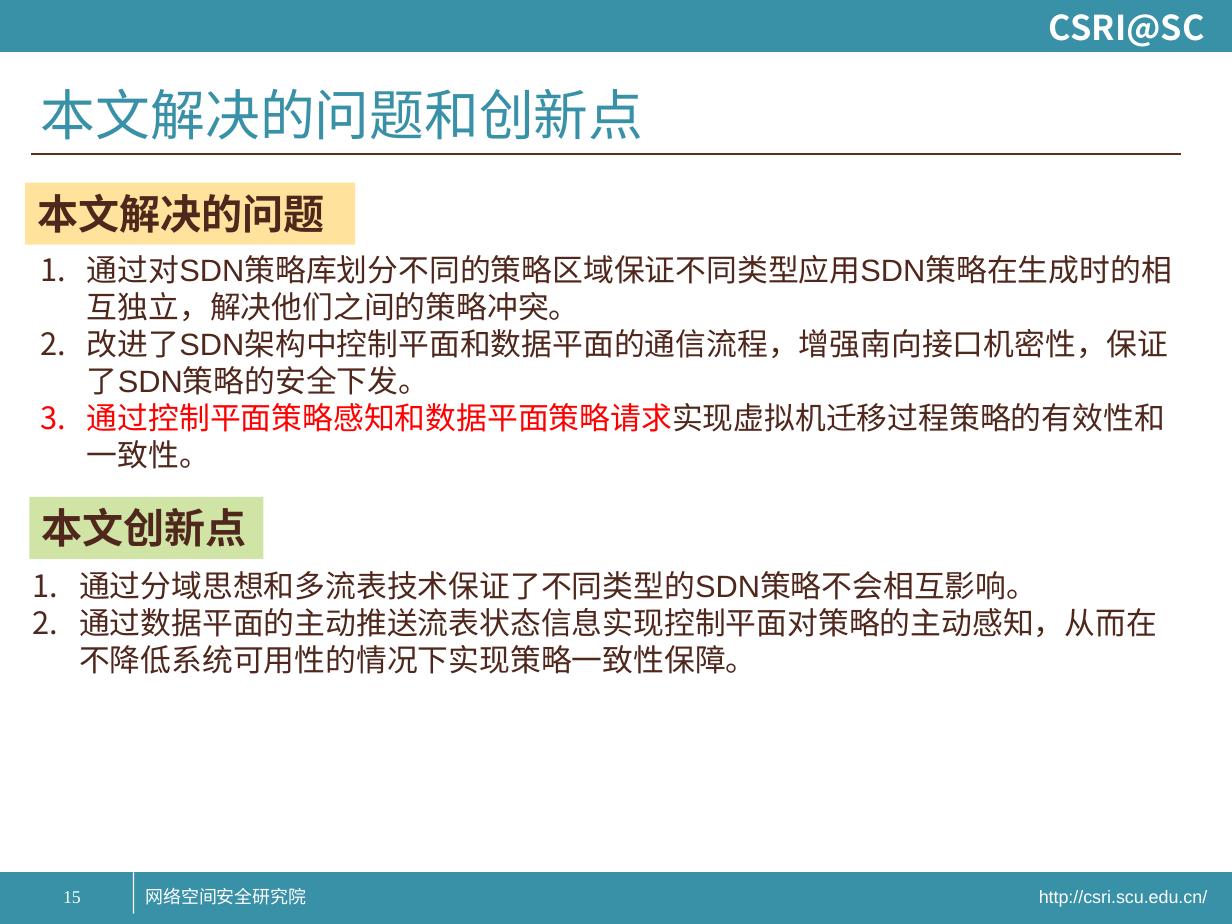
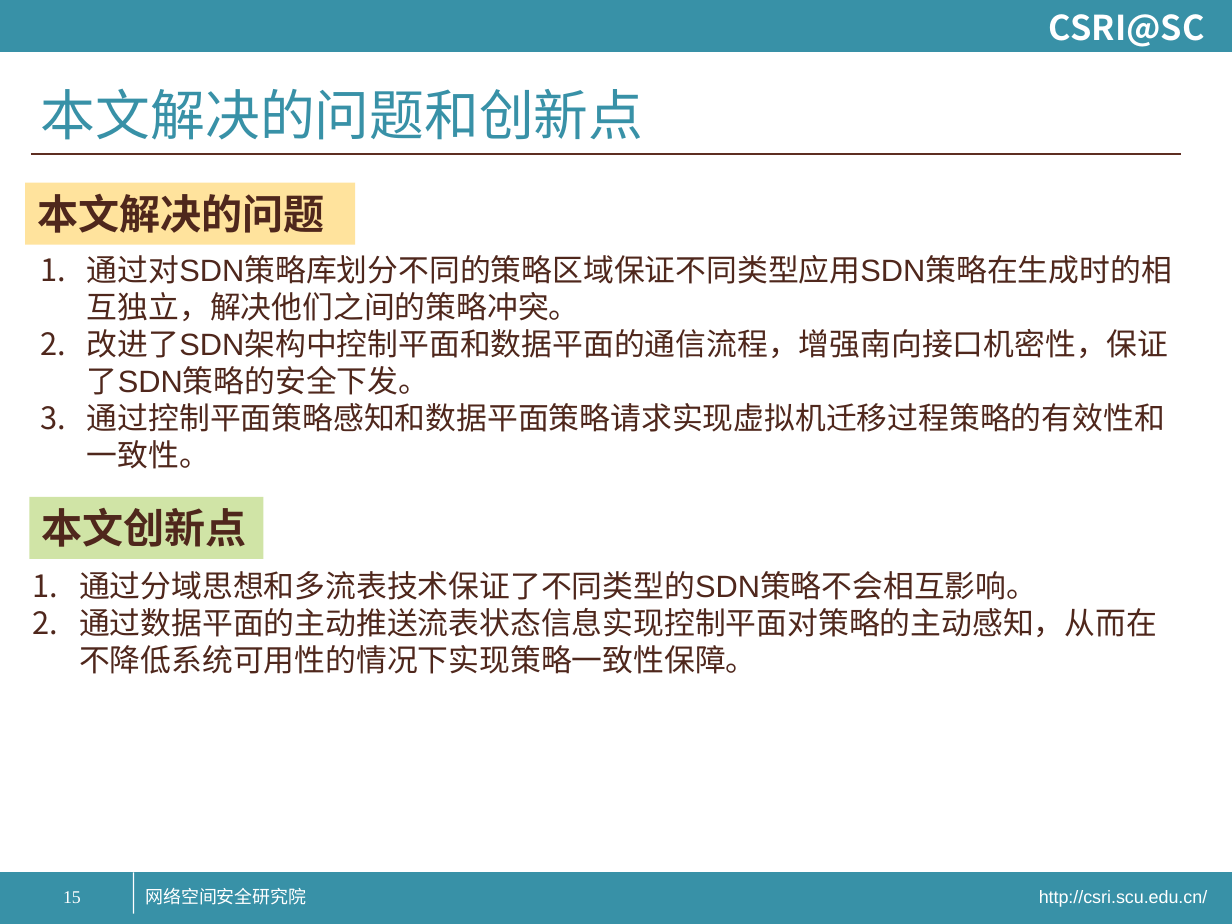
Before and after one commit to yuanmaomao/coorthing, a slide deck: slide 15 of IaaS下网络策略安全相关技术研究-苑中梁-v12.27-批注.pptx. Drawn at 1232x924 pixels with LibreOffice and Linux fonts; fonts in the diff are those of the drawing. Boxes give left, top, right and bottom in pixels: in the first picture for what was removed or moved away, otherwise in the second. Text is boxed around its words. In the diff, an @@ line names an element or a change of style, - is before the commit and + after.

Commit message:
修改了本文要做的内容

```diff
--- a/IaaS下网络策略安全相关技术研究-苑中梁-v12.27-批注.pptx
+++ b/IaaS下网络策略安全相关技术研究-苑中梁-v12.27-批注.pptx
@@ text at (87,403,1165,469): text colour #FF0000 to #4F271C in "通过控制平面策略感知和数据平面策略请求实现虚拟机迁移过程策略的有效性和一致性。" @@
```
Also in this commit, not shown: 5 other slides changed.
